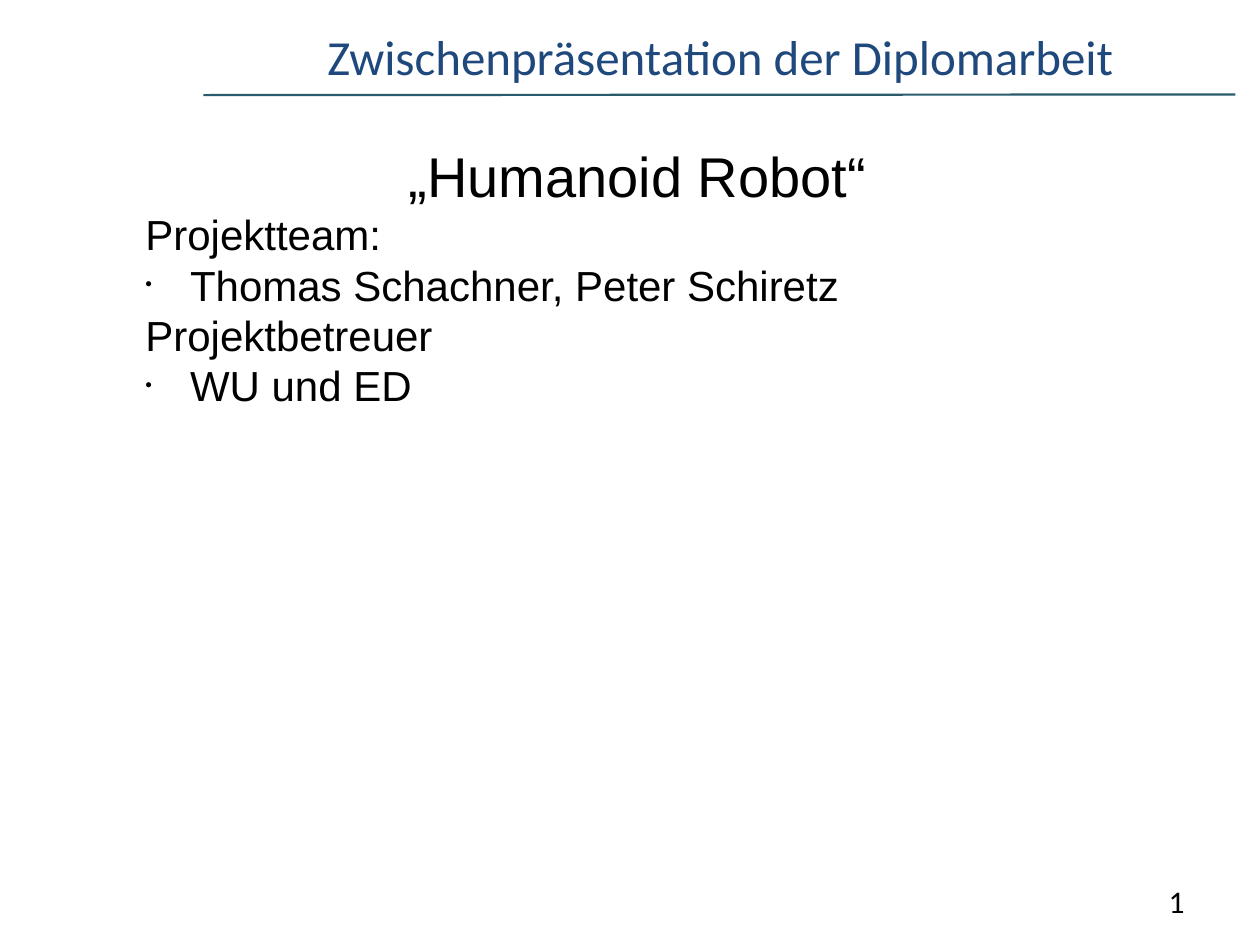
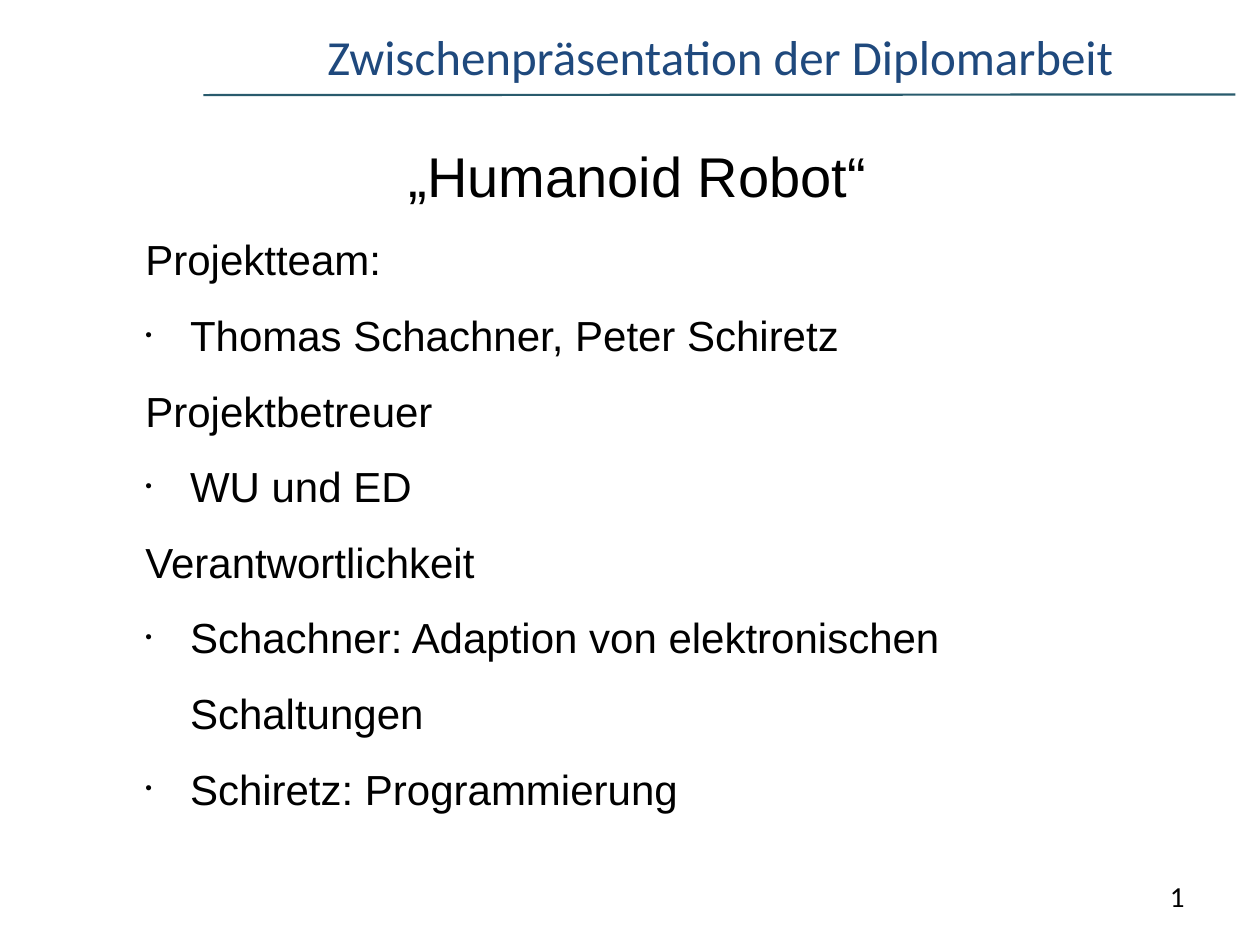
Before and after one commit to schire140195/Humanoid-Robot, a slide deck: slide 1 of Zwischenpräsentation.ppt. Drawn at 1260x945 pixels with LibreOffice and Linux fonts; fonts in the diff are those of the drawing; background and template pictures are left out. Boxes give left, top, right and bottom in pixels: in the first picture for what was removed or moved away, otherwise in the second. Text is boxed around its words. In the diff, an @@ line names an element or a change of style, - is before the commit and + after.

```diff
--- a/Zwischenpräsentation.ppt
+++ b/Zwischenpräsentation.ppt
@@ subtitle at (145,244,839,503): line spacing 1 to 1.5 @@
@@ subtitle at (145,547,940,813): paragraphs added @@
+  Verantwortlichkeit
+  • Schachner: Adaption von elektronischen Schaltungen
+  • Schiretz: Programmierung
@@ page number at (1170,888,1185,907): size 18 to 16.6 pt; line spacing 1 to 0.9 @@
```
Also in this commit, not shown: 1 other slide changed.
